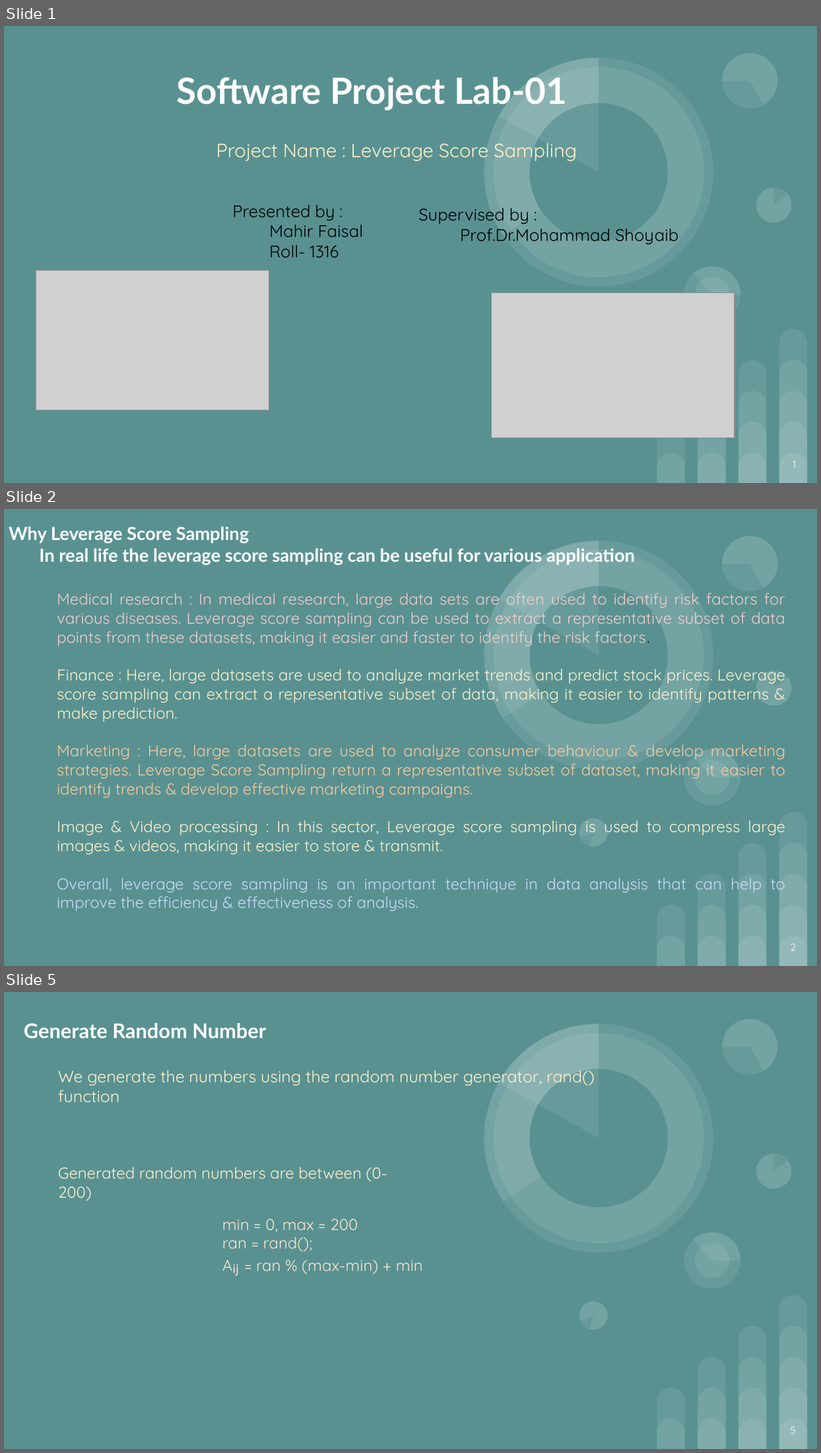
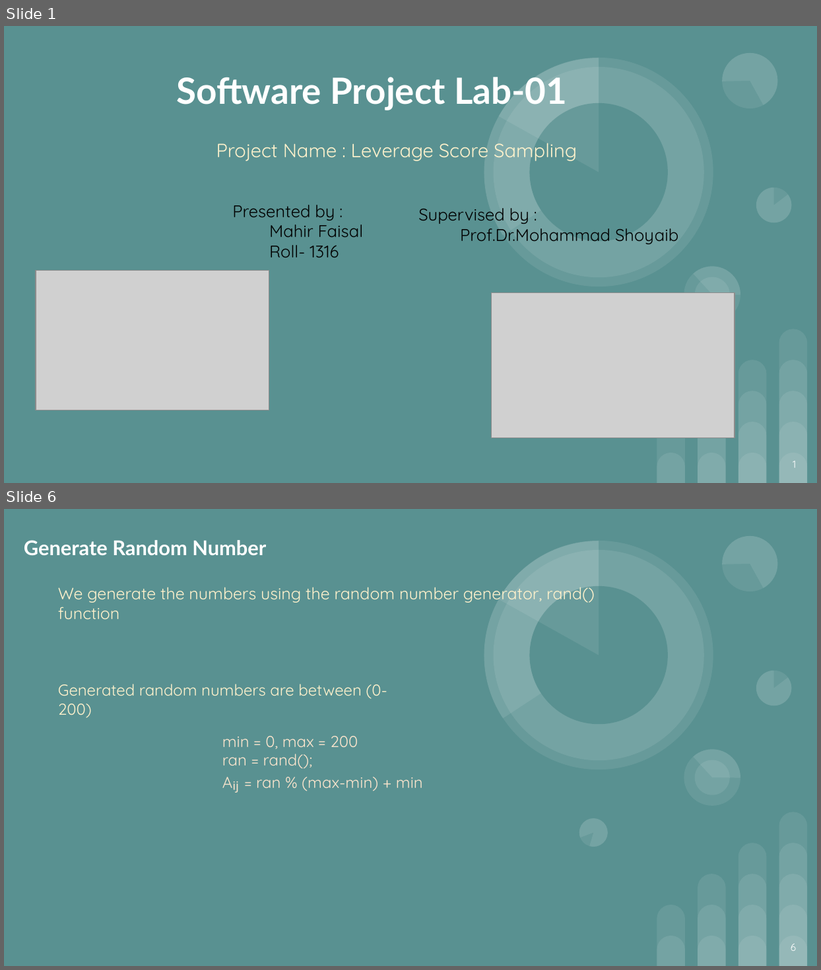
Before and after one commit to Juriez/SPL-1, a slide deck: Final Slide.pptx. Shown one above the other, each under a label of ours: slides 1, 2 and 5 before the commit, slides 1 and 6 after it; the slides between them are not shown. The pictures are 821x1453 and 821x970 pixels, drawn with LibreOffice and Linux fonts; fonts in the diff are those of the drawing; grey boxes stand for pictures. Boxes give left, top, right and bottom in pixels: in the first picture for what was removed or moved away, otherwise in the second. Text is boxed around its words. In the diff, an @@ line names an element or a change of style, - is before the commit and + after.

```diff
--- a/Final Slide.pptx
+++ b/Final Slide.pptx
@@ slide 2 removed at [4, 509, 817, 966], background #599191; not listed: 28 template elements that a slide beside it also shows @@
@@ title removed at [9, 526, 635, 565] @@
-Why Leverage Score Sampling
-In real life the leverage score sampling can be useful for various application
@@ text removed at [57, 593, 785, 912] @@
-Medical research : In medical research, large data sets are often used to identify risk factors for various diseases. Leverage score sampling can be used to extract a representative subset of data points from these datasets, making it easier and faster to identify the risk factors.
-Finance : Here, large datasets are used to analyze market trends and predict stock prices. Leverage score sampling can extract a representative subset of data, making it easier to identify patterns & make prediction.
-Marketing : Here, large datasets are used to analyze consumer behaviour & develop marketing strategies. Leverage Score Sampling return a representative subset of dataset, making it easier to identify trends & develop effective marketing campaigns.
-Image & Video processing : In this sector, Leverage score sampling is used to compress large images & videos, making it easier to store & transmit.
-Overall, leverage score sampling is an important technique in data analysis that can help to improve the efficiency & effectiveness of analysis.
@@ page number removed at [790, 944, 796, 951] @@
-2
@@ what was slide 5 is now slide 6 @@
@@ page number at [791, 944, 796, 951]: text changed @@
-5
+6
```
Also in this commit, not shown: 13 slides changed, 1 slide added, 3 other slides removed.
